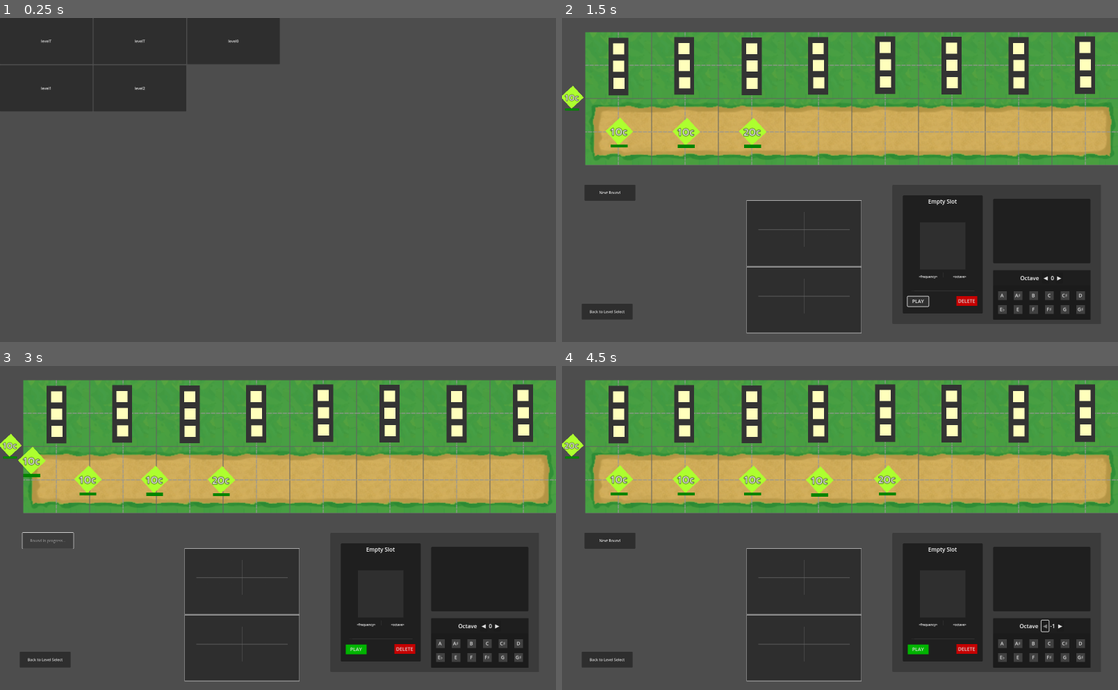
Above: before the commit, frames 1-4 (two rows, left to right).
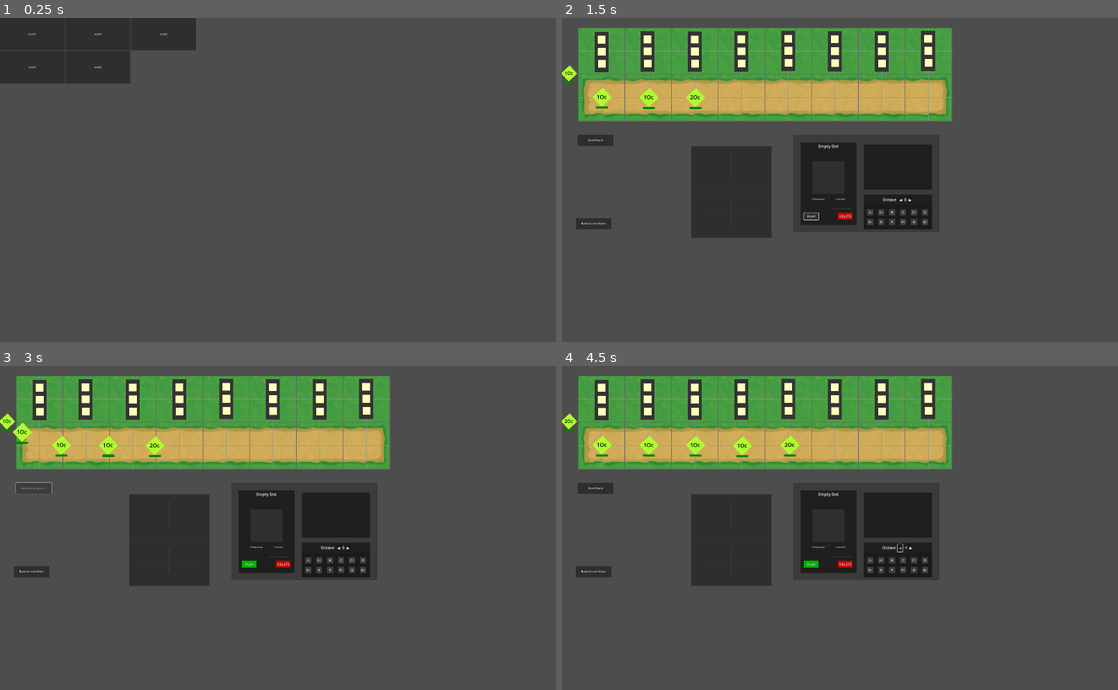
Above: after the commit, the same moments.

Repository: levyy7/Phantom-Frequencies
Game: Godot game, scene res://main_scene.tscn
Same seed, same stepped clock (60 frames per second), same inputs: the game is played once before the commit and once after it.
Inputs:
- Up to frame 1 (0.25 s): no input
- Up to frame 2 (1.5 s): click "level1" at 0.5 s; click "PLAY" at 1.25 s
- Up to frame 3 (3 s): click "PLAY" at 2 s; click "Next Round" at 2.75 s
- Up to frame 4 (4.5 s): click "Next Round" at 3.5 s; click "◀" at 4.25 s

The runs differ from the first frame. In frame 1, 6.1% of the frame differs, in the area x 0-51%, y 0-29%; in frame 2, 59%; in frame 3, 59%; in frame 4, 59%, in the area x 0-100%, y 3-98%.
Error in both runs: Assertion failed. (res://ui/tower_ui.gd:112)

Commit message:
fix resolution issues

Diff:
--- a/enemy/Enemy.tscn
+++ b/enemy/Enemy.tscn
@@ -13,16 +13,6 @@
 
 [sub_resource type="StyleBoxFlat" id="StyleBoxFlat_6n6ua"]
 bg_color = Color(0, 0.517647, 0, 1)
-
-[sub_resource type="LabelSettings" id="LabelSettings_d1ty1"]
-font_size = 12
-outline_size = 2
-outline_color = Color(0, 0, 0, 1)
-
-[sub_resource type="LabelSettings" id="LabelSettings_q3u10"]
-font_size = 8
-outline_size = 2
-outline_color = Color(0, 0, 0, 1)
 
 [node name="Enemy" type="Node2D" groups=["enemies"]]
 position = Vector2(0, 1)
@@ -64,14 +54,19 @@
 value = 50.0
 show_percentage = false
 
-[node name="PrefText" type="Label" parent="."]
-offset_left = -18.1159
+[node name="PrefText" type="RichTextLabel" parent="."]
+offset_left = -9.05797
 offset_top = -9.05797
-offset_right = 18.8841
-offset_bottom = 7.94203
-text = "Hi->Lo"
-label_settings = SubResource("LabelSettings_d1ty1")
-horizontal_alignment = 1
+offset_right = 99.942
+offset_bottom = 59.942
+scale = Vector2(0.2, 0.2)
+theme_override_colors/default_color = Color(0, 0, 0, 1)
+theme_override_font_sizes/normal_font_size = 50
+text = "HiLo"
+fit_content = true
+scroll_active = false
+autowrap_mode = 0
+shortcut_keys_enabled = false
 
 [node name="DescriptionPanel" type="Panel" parent="."]
 visible = false
@@ -82,16 +77,17 @@
 size_flags_vertical = 2
 size_flags_stretch_ratio = 2.51
 
-[node name="DescriptionText" type="Label" parent="DescriptionPanel"]
+[node name="DescriptionText" type="RichTextLabel" parent="DescriptionPanel"]
 layout_mode = 0
-offset_left = -1.0
+offset_left = 6.0
 offset_top = 1.0
-offset_right = 125.0
-offset_bottom = 88.0
+offset_right = 630.0
+offset_bottom = 382.0
+scale = Vector2(0.18, 0.18)
+theme_override_font_sizes/normal_font_size = 40
 text = "
 adadada"
-label_settings = SubResource("LabelSettings_q3u10")
-horizontal_alignment = 1
+scroll_active = false
 autowrap_mode = 2
 
 [connection signal="gui_input" from="ColorRect/Control" to="." method="_on_control_gui_input"]
--- a/project.godot
+++ b/project.godot
@@ -23,6 +23,7 @@
 
 window/size/viewport_width=2400
 window/size/viewport_height=1400
+window/stretch/scale=0.7
 
 [global_group]
 
Not shown: 1 places in enemy/Enemy.tscn that only renumber resources
Not shown, added: export_presets.cfg
Not shown, changed: public/music1.html
